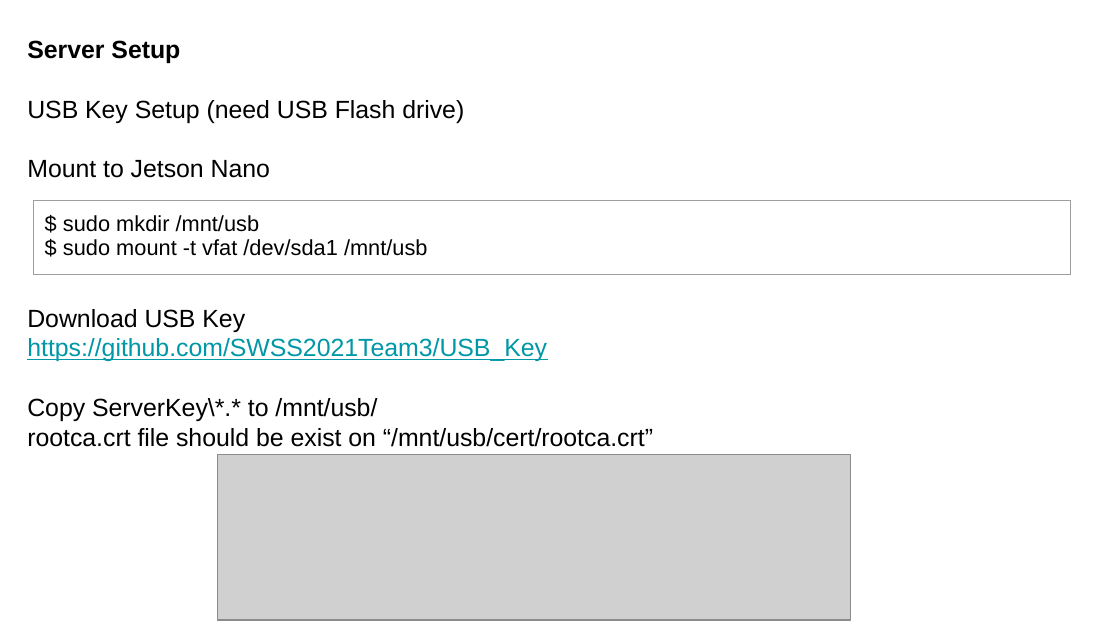
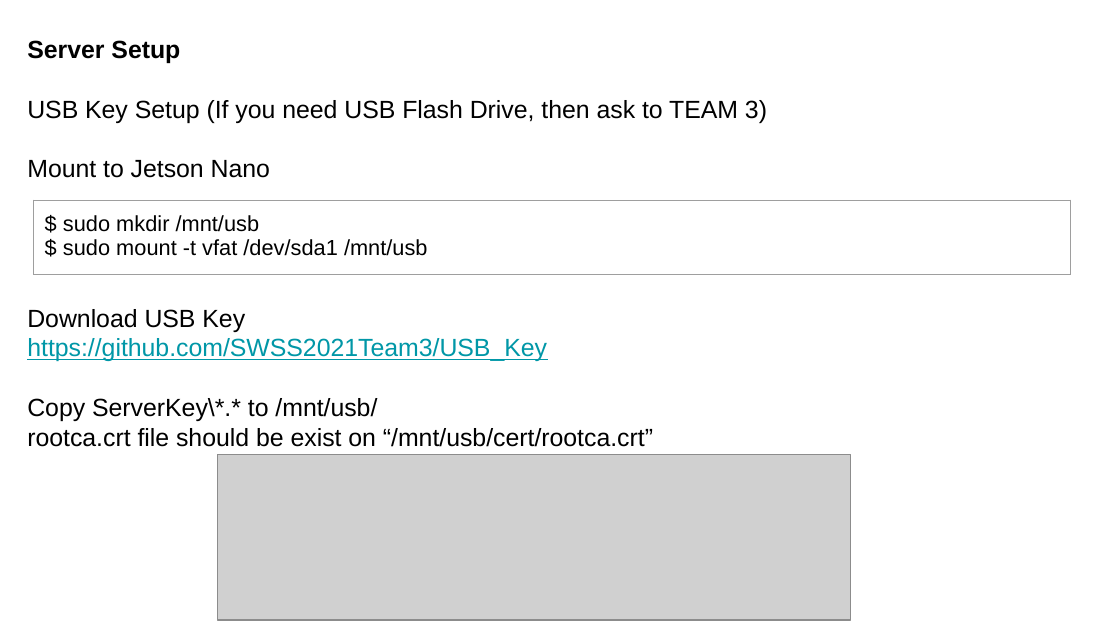
Before and after one commit to SWSS2021Team3/ProjectDocuments, a slide deck: slide 12 of AACS_Setup_Manual.pptx. Drawn at 1120x630 pixels with LibreOffice and Linux fonts; fonts in the diff are those of the drawing; grey boxes stand for pictures. Boxes give left, top, right and bottom in pixels: in the first picture for what was removed or moved away, otherwise in the second. Text is boxed around its words. In the diff, an @@ line names an element or a change of style, - is before the commit and + after.

```diff
--- a/AACS_Setup_Manual.pptx
+++ b/AACS_Setup_Manual.pptx
@@ text at (27, 100, 767, 123): text changed @@
-USB Key Setup (need USB Flash drive)
+USB Key Setup (If you need USB Flash Drive, then ask to TEAM 3)
```
Also in this commit, not shown: 1 other slide changed, 2 slides added, 13 other files.
